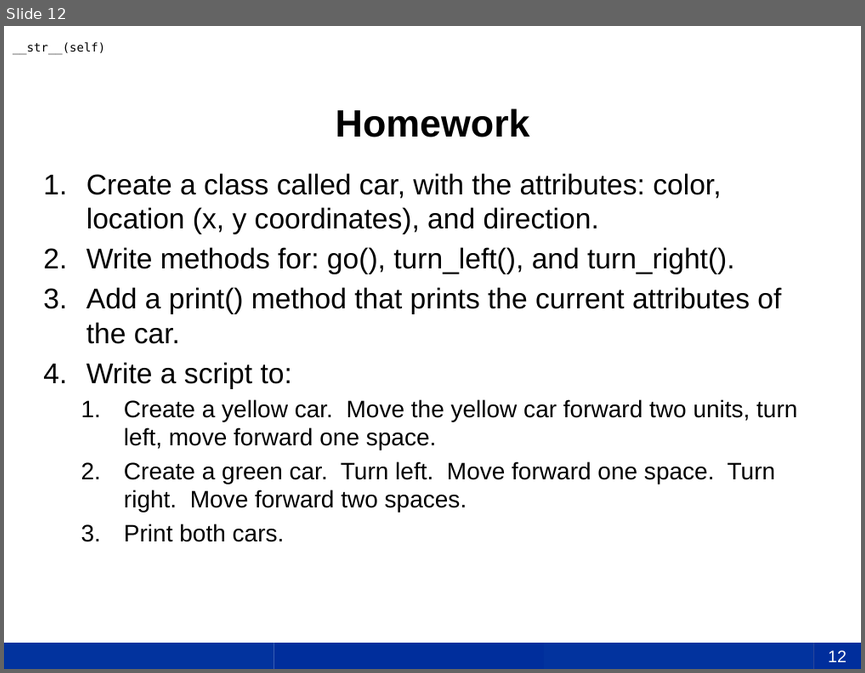
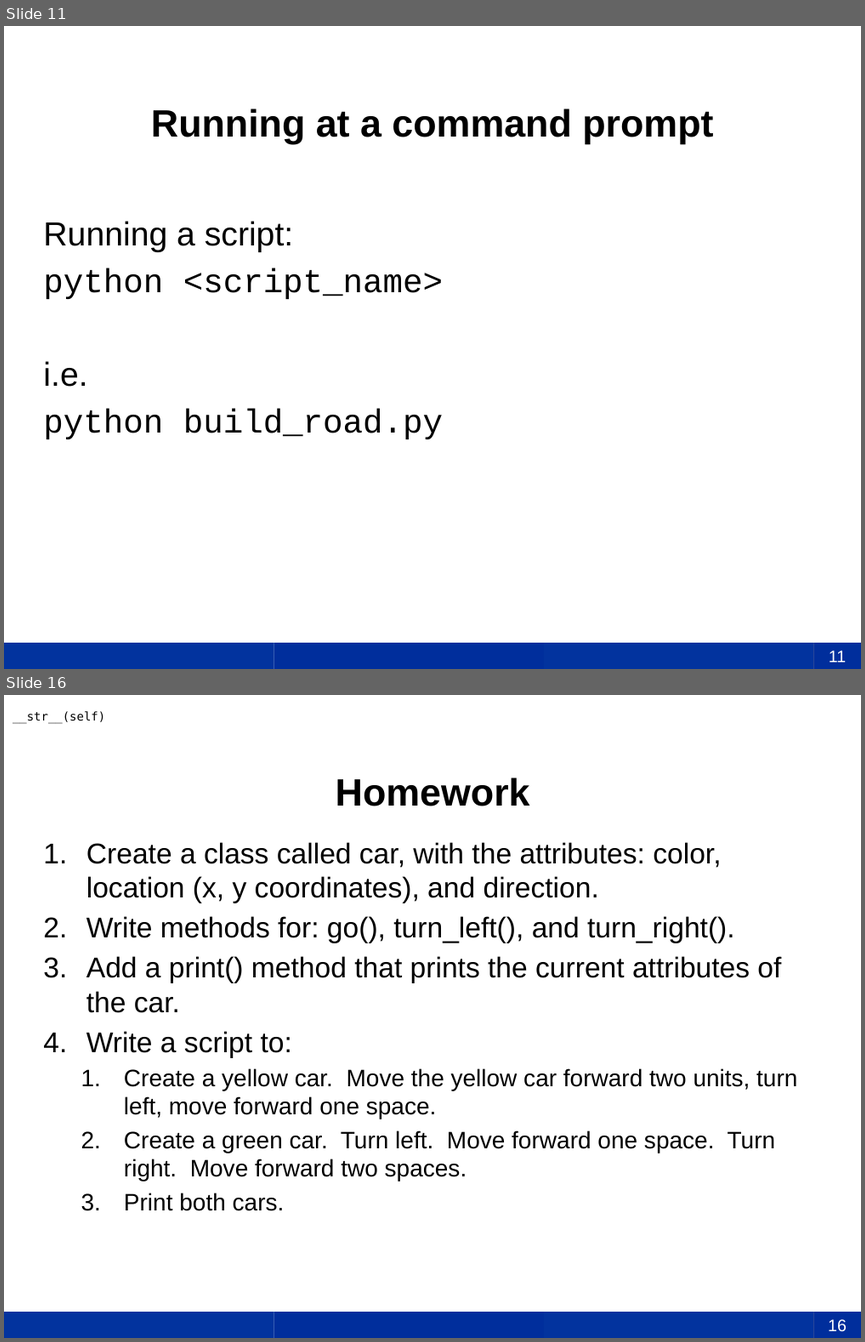
Before and after one commit to uky-transport-data-science/ce599, a slide deck: 18-Design and Classes/18-Design and Classes.pptx. Shown one above the other, each under a label of ours: slide 12 before the commit, slides 11 and 16 after it; the slides between them are not shown. The pictures are 865x673 and 865x1342 pixels, drawn with LibreOffice and Linux fonts; fonts in the diff are those of the drawing; background and template pictures are left out. Boxes give left, top, right and bottom in pixels: in the first picture for what was removed or moved away, otherwise in the second. Text is boxed around its words. In the diff, an @@ line names an element or a change of style, - is before the commit and + after.

```diff
--- a/18-Design and Classes/18-Design and Classes.pptx
+++ b/18-Design and Classes/18-Design and Classes.pptx
@@ slide 11 added at [4, 26, 861, 669], background #FFFFFF; not listed: 4 template elements that a slide beside it also shows @@
@@ title added at [151, 108, 713, 144], 32 pt, text #000000, bold @@
+Running at a command prompt
@@ text added at [43, 221, 443, 439], 28 pt, text #000000 @@
+Running a script:
+python <script_name>
+i.e.
+python build_road.py
@@ page number added at [814, 642, 861, 669], fill #002E9C, 14 pt, text #FFFFFF @@
+11
@@ what was slide 12 is now slide 16 @@
@@ page number at [828, 1319, 846, 1332]: text changed @@
-12
+16
```
Also in this commit, not shown: 4 slides changed, 3 other slides added, 2 other files.
